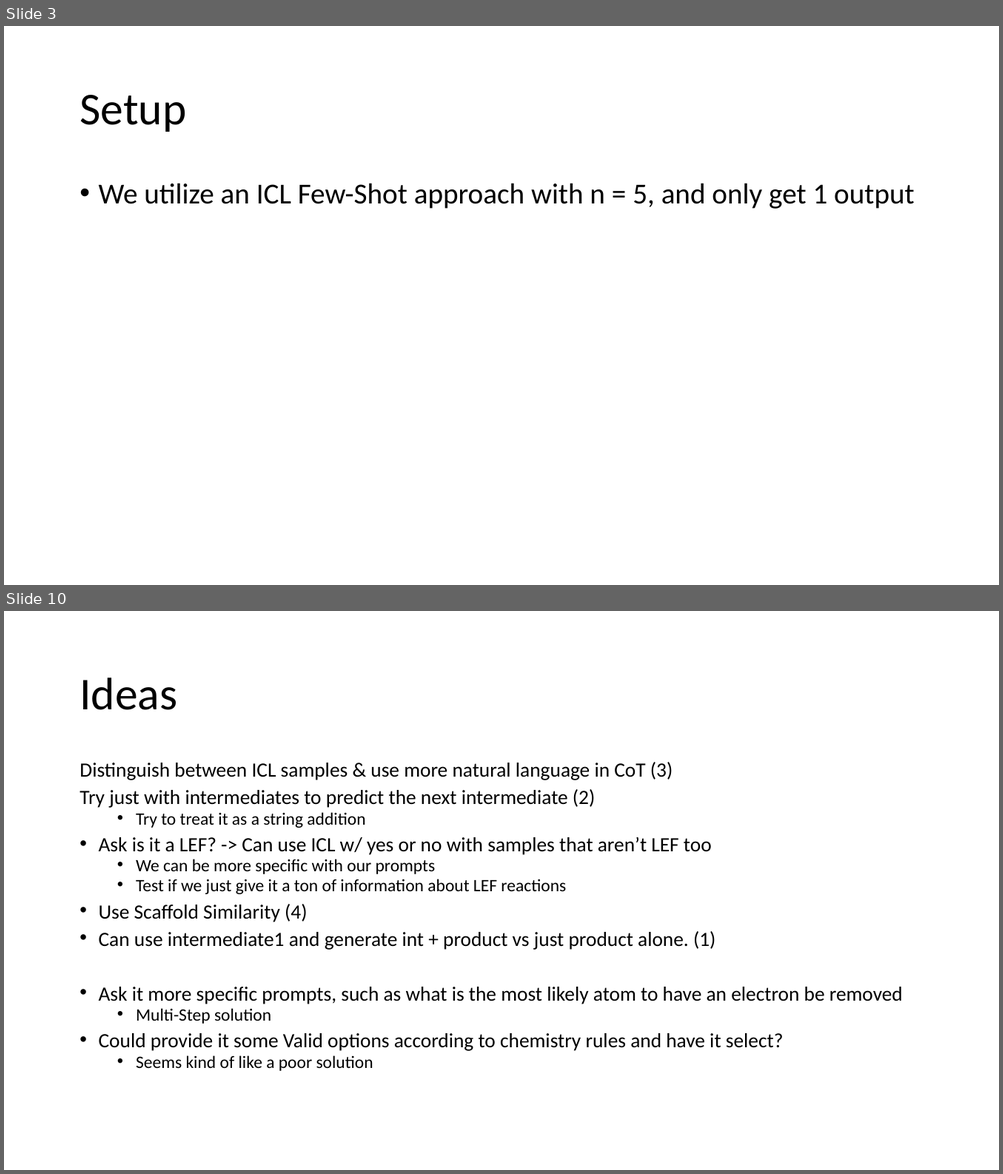
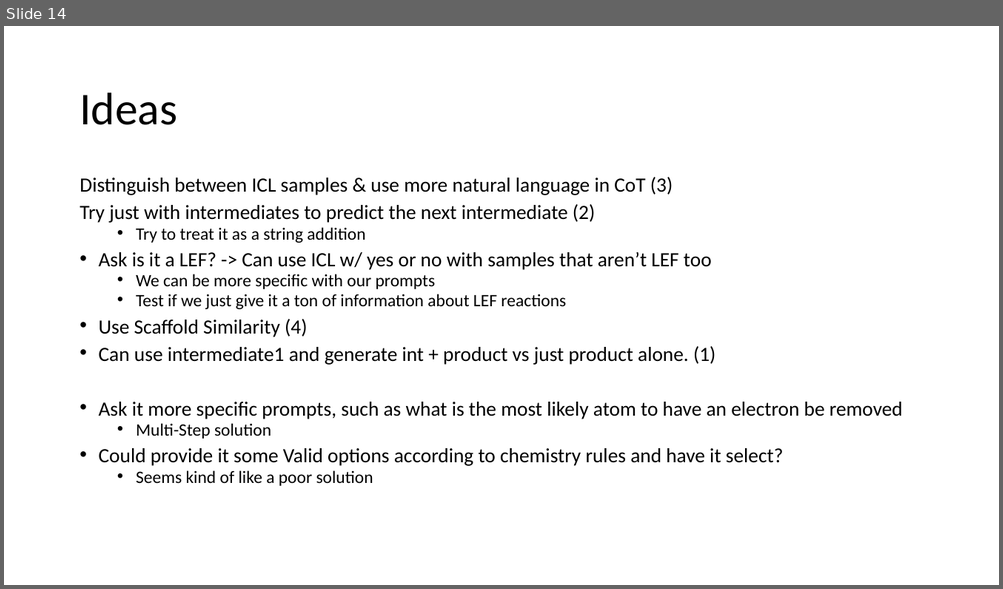
Before and after one commit to JohnDLee/ChemistryPE, a slide deck: pptx/7-21-2023.pptx. Shown one above the other, each under a label of ours: slides 3 and 10 before the commit, slide 14 after it; the slides between them are not shown. The pictures are 1003x1174 and 1003x589 pixels, drawn with LibreOffice and Linux fonts; fonts in the diff are those of the drawing. Boxes give left, top, right and bottom in pixels: in the first picture for what was removed or moved away, otherwise in the second. Text is boxed around its words. In the diff, an @@ line names an element or a change of style, - is before the commit and + after.

```diff
--- a/pptx/7-21-2023.pptx
+++ b/pptx/7-21-2023.pptx
@@ slide 3 removed at (x1=4, y1=26, x2=999, y2=585), background #FFFFFF @@
@@ title removed at (x1=79, y1=95, x2=186, y2=132) @@
-Setup
@@ text removed at (x1=99, y1=183, x2=913, y2=209) @@
-• We utilize an ICL Few-Shot approach with n = 5, and only get 1 output
@@ what was slide 10 is now slide 14 @@
```
Also in this commit, not shown: 3 slides changed, 9 slides added, 4 other slides removed, 42 other files.
